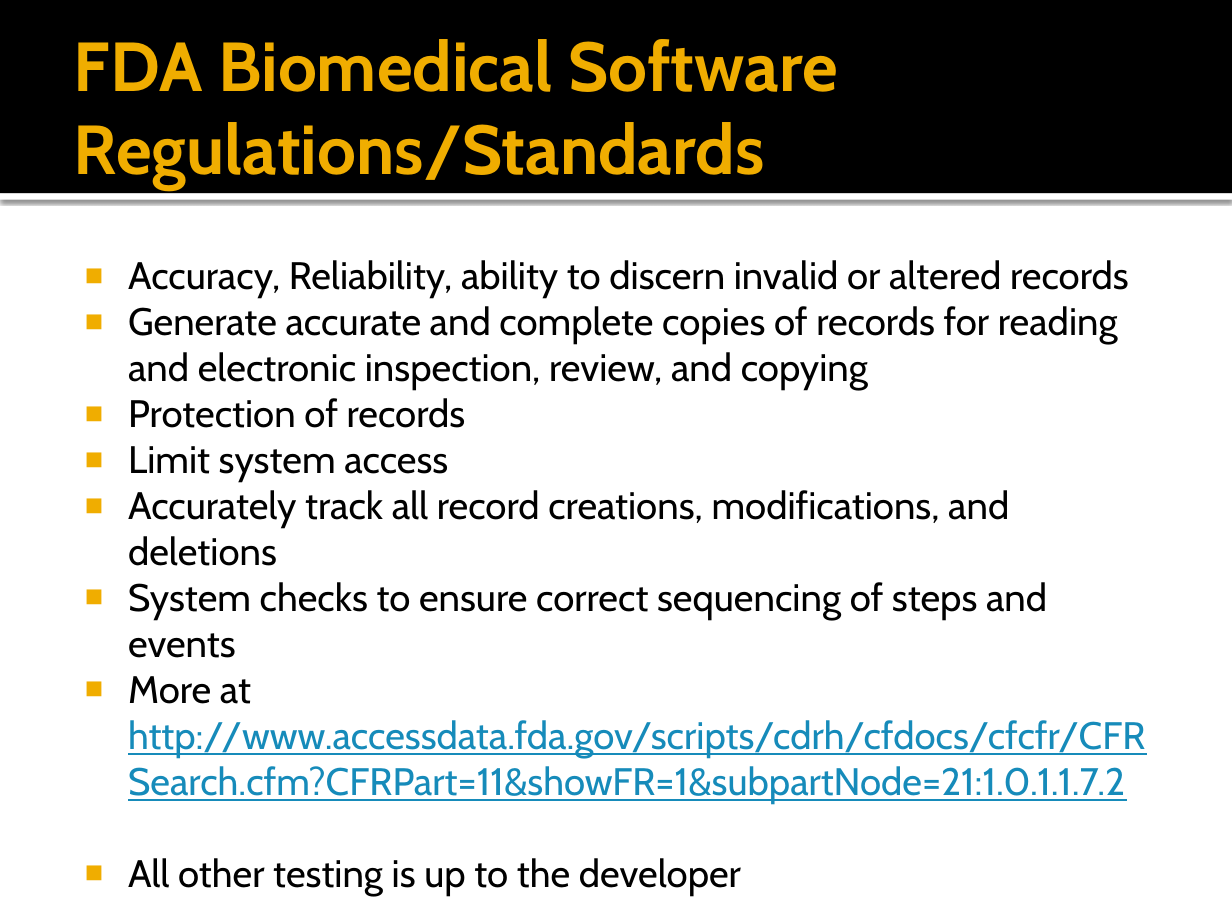
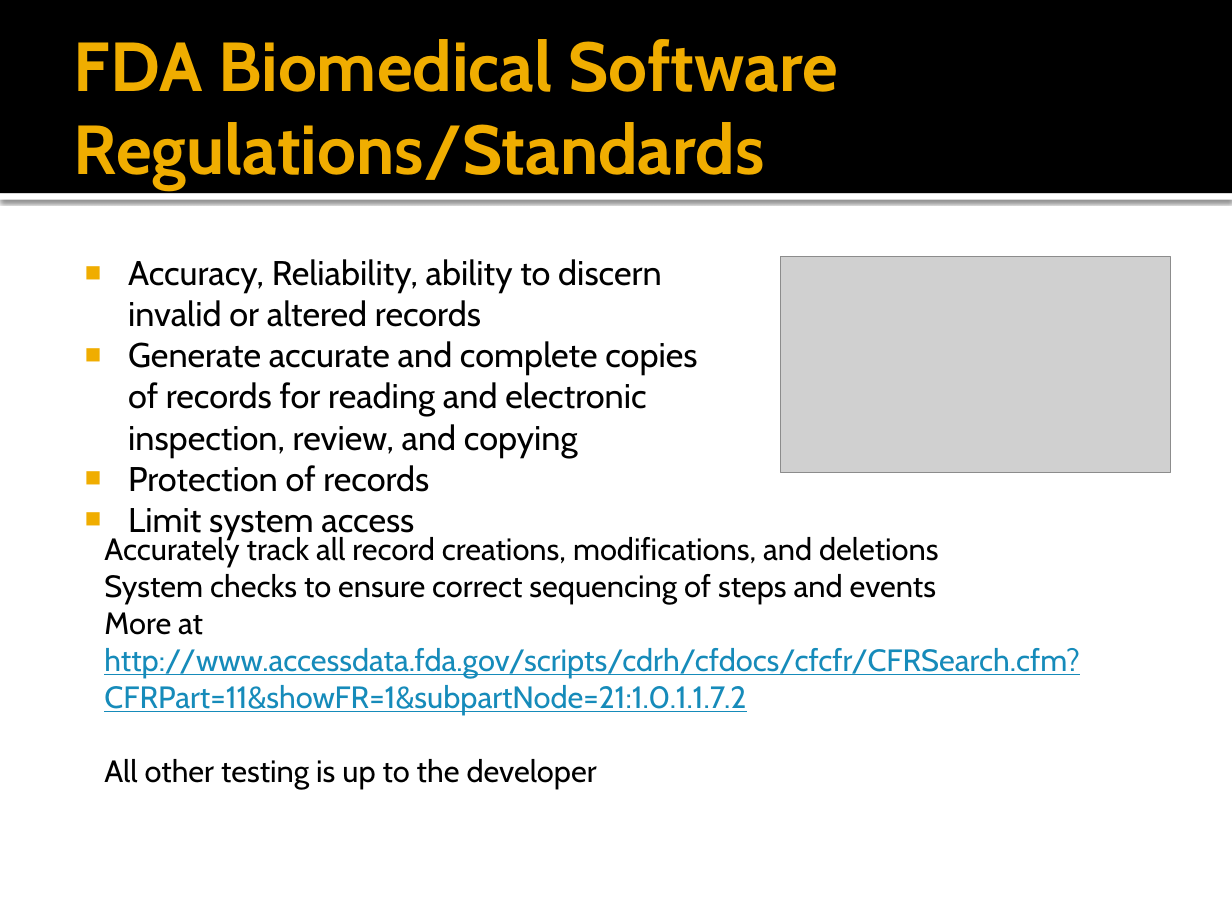
Before and after one commit to Ongion/betrayal, a slide deck: slide 3 of Biomedical Engineering.pptx. Drawn at 1232x924 pixels with LibreOffice and Linux fonts; fonts in the diff are those of the drawing; grey boxes stand for pictures. Boxes give left, top, right and bottom in pixels: in the first picture for what was removed or moved away, otherwise in the second. Text is boxed around its words. In the diff, an @@ line names an element or a change of style, - is before the commit and + after.

```diff
--- a/Biomedical Engineering.pptx
+++ b/Biomedical Engineering.pptx
@@ text "Accuracy, Reliability, ability to discern ..." at box(128, 259, 697, 492): size 22.4 to 20 pt @@
@@ picture added at box(780, 256, 1170, 472) @@
@@ text at box(128, 490, 1145, 897): paragraphs removed @@
-■ Accurately track all record creations, modifications, and deletions
-■ System checks to ensure correct sequencing of steps and events
-■ More at http://www.accessdata.fda.gov/scripts/cdrh/cfdocs/cfcfr/CFRSearch.cfm?CFRPart=11&showFR=1&subpartNode=21:1.0.1.1.7.2
-■ All other testing is up to the developer
@@ text added at box(104, 534, 1079, 788), 18 pt, text #000000 @@
+Accurately track all record creations, modifications, and deletions
+System checks to ensure correct sequencing of steps and events
+More at http://www.accessdata.fda.gov/scripts/cdrh/cfdocs/cfcfr/CFRSearch.cfm?CFRPart=11&showFR=1&subpartNode=21:1.0.1.1.7.2
+All other testing is up to the developer
```
Also in this commit, not shown: 5 other slides changed, 1 other file.
